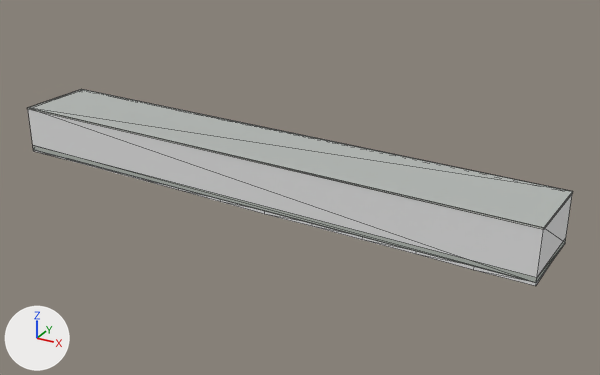
Before and after pictures for a commit that changed the glTF model public/models/buildings/osm-way-570947101.glb.
Rendered twice from a 50 mm camera at (29.1, -47.8, 24.7) aimed at (2.4, 0.7, 0.5). The lights are fixed; the arrows at lower left show +X, +Y and +Z. The first picture is the older version. Mesh edges are drawn as thin lines. Where no turn or scale is listed for an object, it has been applied to the vertices. Vertices at exactly the same position are counted once.

The first picture shows 'building foundation 570947101', 'reality 570947101 near reality aged pale plaster', 'reality 570947101 near reality concrete plinth', 'reality 570947101 near reality flat weathered roof', 'reality 570947101 near reality pale aluminum sill'.
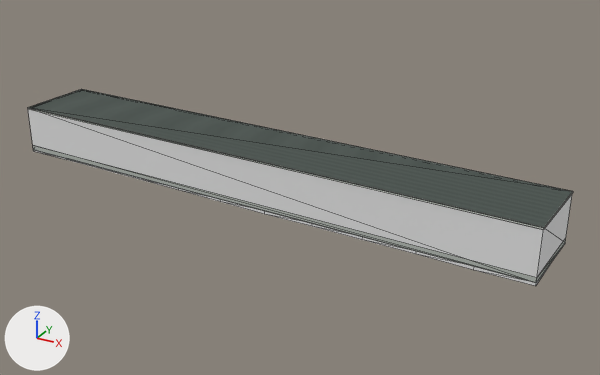
The change in detail:
Picture 'roof-color' (img_roof_color) is new.
In material 'reality flat weathered roof' (mat_reality_flat_weathered_roof), base_color is no longer (0.451, 0.475, 0.455), grey #b3b7b4.
In material 'reality flat weathered roof' (mat_reality_flat_weathered_roof), texture is now set to img_roof_color.
me_reality_570947101_near_reality_pale_aluminum_sill is used by ob_reality_570947101_near_reality_pale_aluminum_sill; location (0.0, 0.0, 0.0).
me_reality_570947101_near_reality_pale_aluminum_sill had 16 vertices, 8 faces and spanned x -21.1..21.1, y -3.9..3.9, z 3.5..3.6.
me_reality_570947101_near_reality_pale_aluminum_sill now has 20 vertices, 16 faces and spans x -21.1..21.1, y -3.9..3.9, z 3.5..3.6.
Part 1, on me_reality_570947101_near_reality_pale_aluminum_sill:
7 faces are deleted.
4 vertices are added at (-20.8, 3.9, 3.6), (21.1, 2.1, 3.6), (-21.1, -2.1, 3.6), (20.8, -3.9, 3.6).
15 new faces join them.

Boxes [x1, y1, x2, y2] around the edits, measured in the pictures (600 x 375 px):
'reality 570947101 near reality flat weathered roof', surface changed (darker)
    both: [29, 89, 572, 228]
part 1 of me_reality_570947101_near_reality_pale_aluminum_sill, reshaped
    both: [27, 89, 573, 229]
